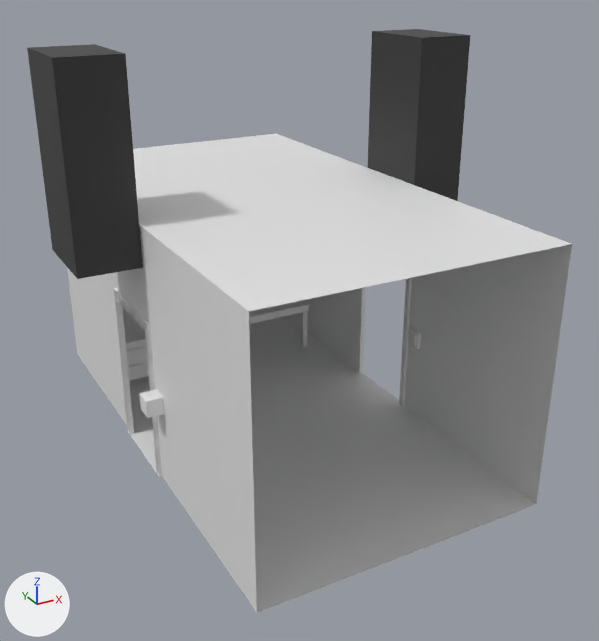
The Blender file modelBlend/SecurityRoomInitial.blend as it was, and as the next commit left it.
Camera for both pictures: a camera (50 mm lens) standing at (-12.3, -24.7, 16.2) and looking at (0.5, -1.4, 4.5). The axes (+X, +Y, +Z) are drawn at lower left. The lights are the same throughout.
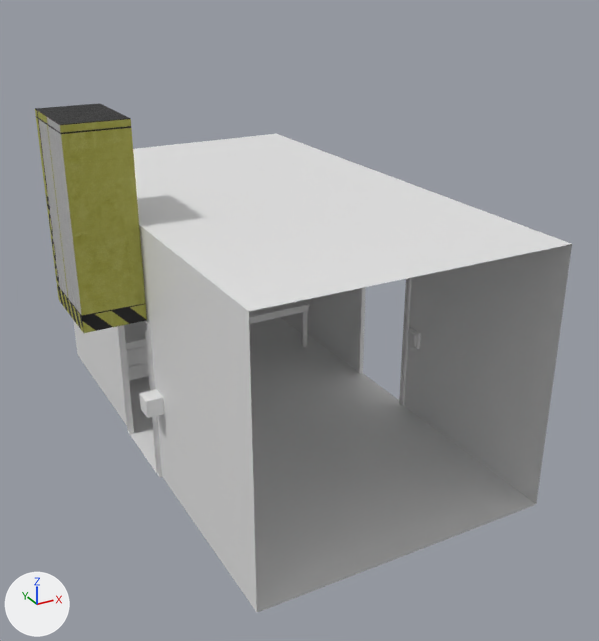
Changed parts and their boxes (x1, y1, x2, y2) in the pictures (599 x 641 px):
'Cube.007', surface changed, moved, modifiers changed (black to yellow)
    before: (27, 29, 470, 279)
    after: (35, 103, 147, 333)

The change, as a list of edits to the scene's bpy script:
```text
Add img_concrete_bump_png:
    img_concrete_bump_png = load_image('concrete bump.png', '../randomTextures/concrete bump.png', 439, 613, 'sRGB')
Add img_actual_door_png:
    img_actual_door_png = load_image('actual door.png', '../randomTextures/actual door.png', 1024, 1024, 'sRGB')
Change mat_material_004:
    remove # nodes: BsdfPrincipled, Mapping, OutputMaterial, TexCoord, TexImage
    remove # uses the picture img_dd
    nodes: BsdfPrincipled, Bump, Mapping x2, OutputMaterial, TexCoord x2, TexImage x2
    uses the picture img_actual_door_png
    uses the picture img_concrete_bump_png
Change ob_cube_007:
    ob_cube_007.location: (0.0, 0.0, 7.46) -> (0.0, 0.0, 5.71)
    remove _m = ob_cube_007.modifiers.new('Mirror', 'MIRROR')
    remove _m.use_clip = True
```
